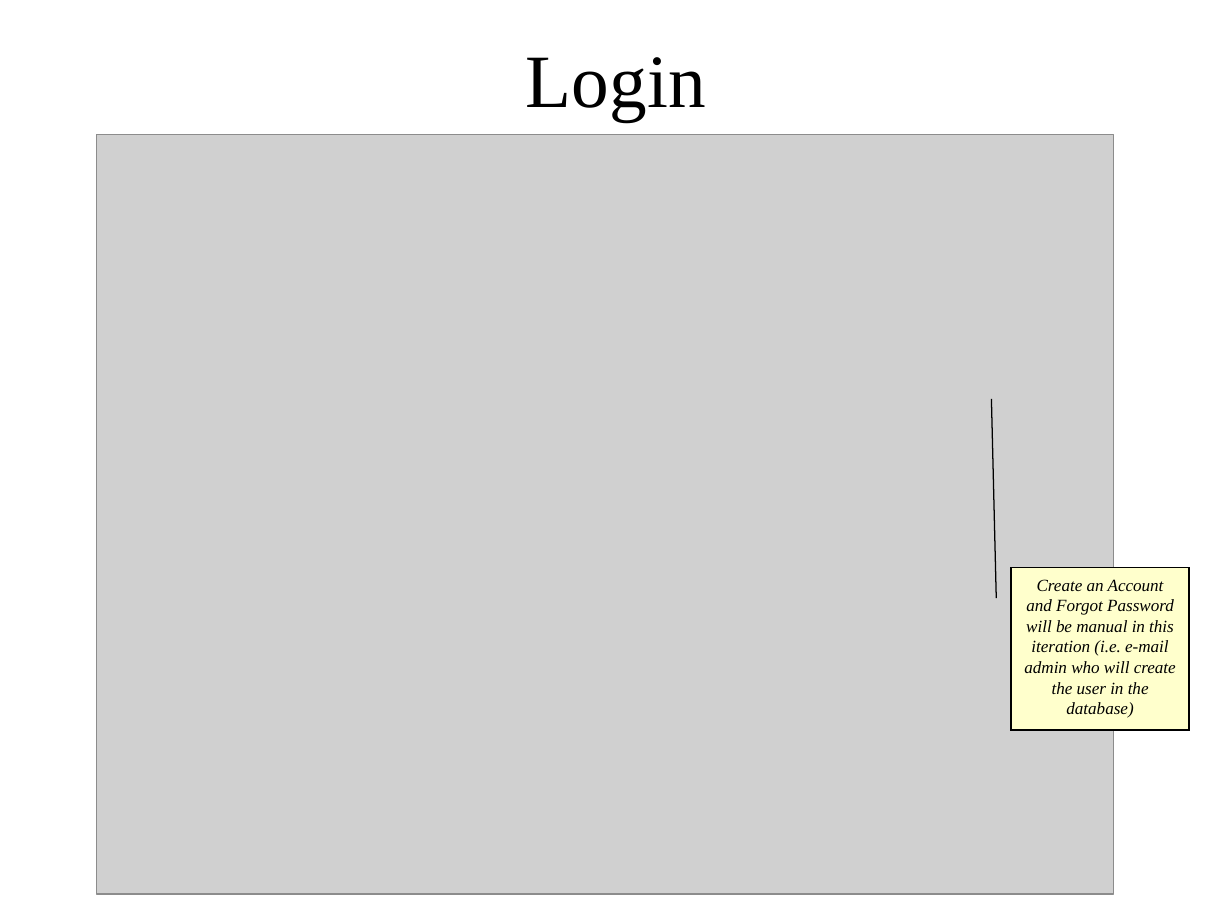
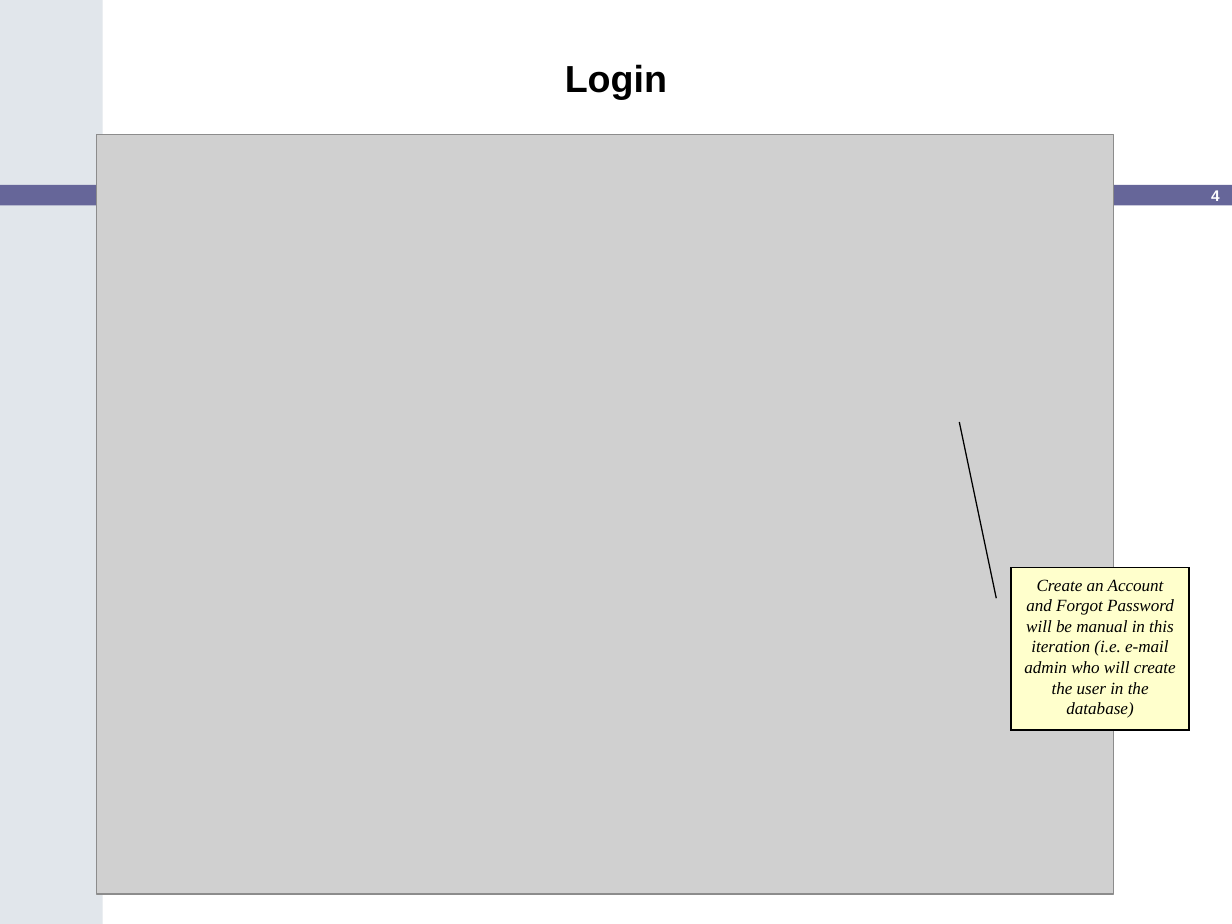
Before and after one commit to NCIP/cananolab, a slide deck: slide 4 of doc/wireframe/Wireframes.ppt (slide 5 before the commit). Drawn at 1232x924 pixels with LibreOffice and Linux fonts; fonts in the diff are those of the drawing; grey boxes stand for pictures; background and template pictures are left out. Boxes give left, top, right and bottom in pixels: in the first picture for what was removed or moved away, otherwise in the second. Text is boxed around its words. In the diff, an @@ line names an element or a change of style, - is before the commit and + after.

```diff
--- a/doc/wireframe/Wireframes.ppt
+++ b/doc/wireframe/Wireframes.ppt
@@ freeform shape added at (0,0,102,924), fill #E1E6EB @@
@@ text "Login" at (565,64,667,99): size 44 to 22 pt, font Times New Roman to Arial, bold on @@
@@ rounded rectangle added at (0,185,1232,206), fill #666699 @@
@@ page number added at (1211,190,1220,201), 9 pt, text #FFFFFF, bold @@
+4
```
Also in this commit, not shown: 17 other slides changed, 6 slides added, 9 slides removed.
